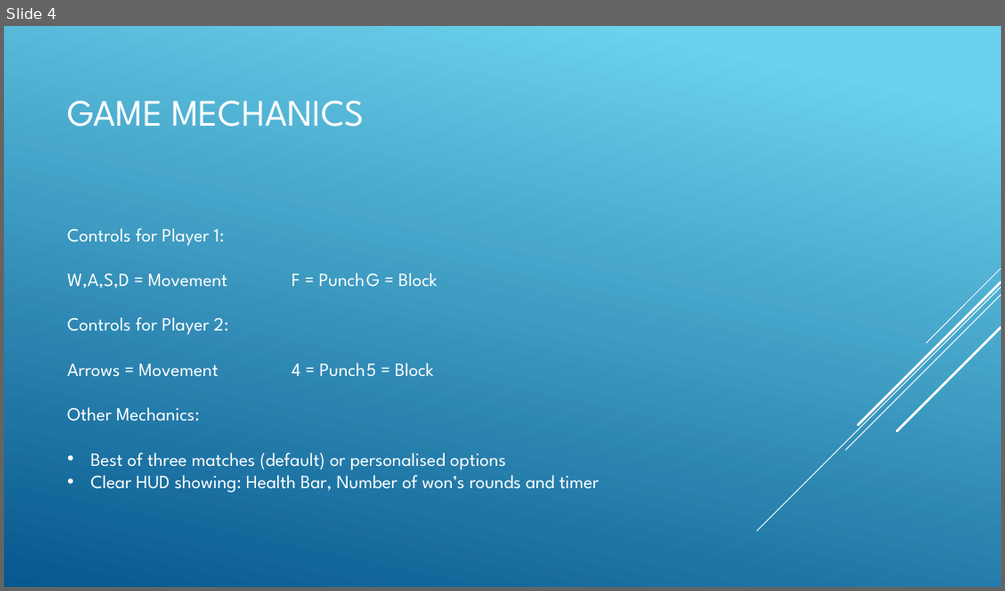
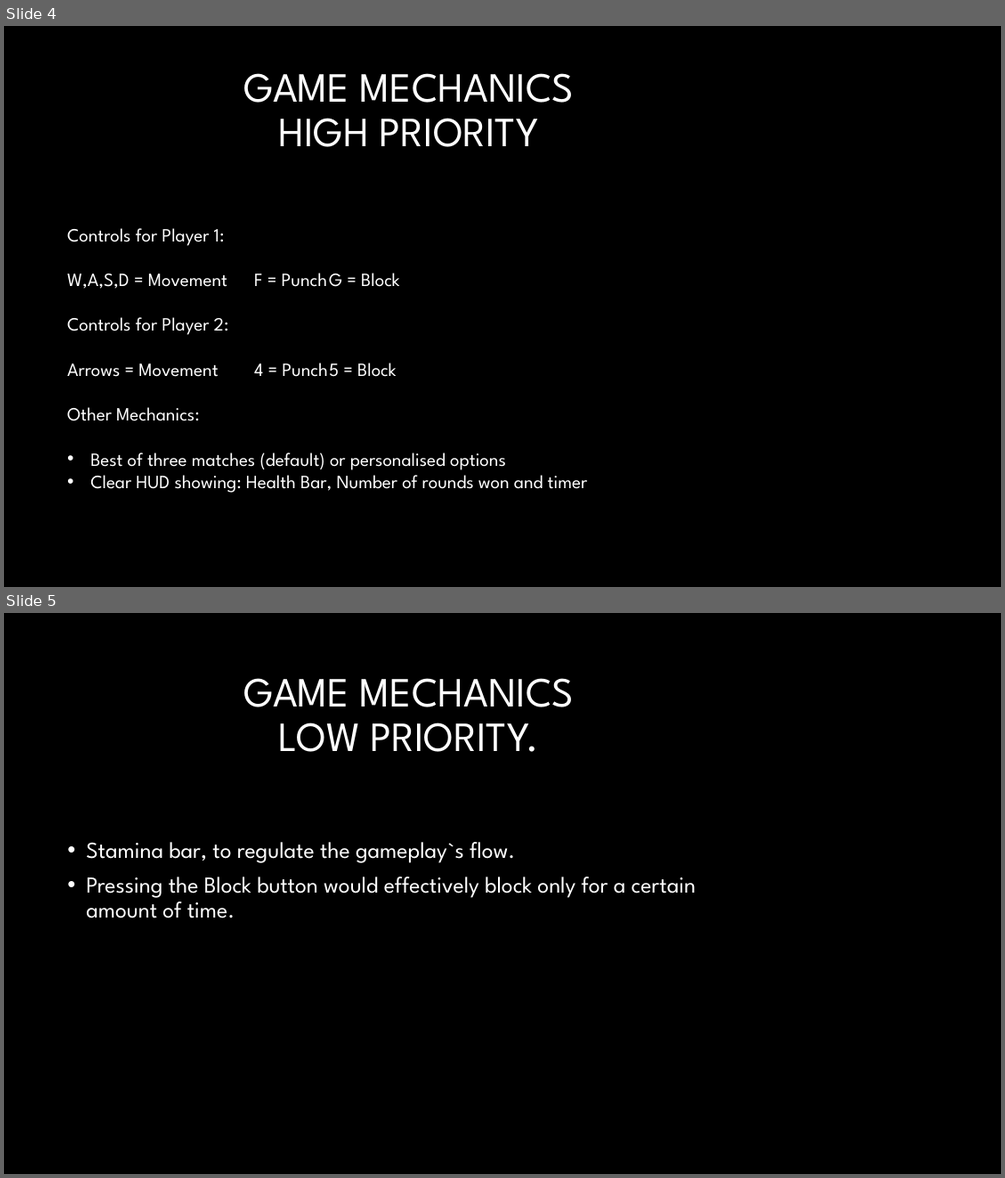
Before and after one commit to kakol20/HFG, a slide deck: Portfolio Project.pptx. Shown one above the other, each under a label of ours: slide 4 before the commit, slides 4 and 5 after it. The pictures are 1005x591 and 1005x1178 pixels, drawn with LibreOffice and Linux fonts; fonts in the diff are those of the drawing; background and template pictures are left out. Boxes give left, top, right and bottom in pixels: in the first picture for what was removed or moved away, otherwise in the second. Text is boxed around its words. In the diff, an @@ line names an element or a change of style, - is before the commit and + after.

```diff
--- a/Portfolio Project.pptx
+++ b/Portfolio Project.pptx
@@ slide 5 added at (4,613,1001,1174), background #000000 @@
@@ title added at (244,678,574,752), 40 pt, text #FFFFFF @@
+GAME MECHANICS
+LOW PRIORITY.
@@ text added at (86,842,696,918), 22 pt, text #FFFFFF @@
+• Stamina bar, to regulate the gameplay`s flow.
+• Pressing the Block button would effectively block only for a certain amount of time.
@@ slide 4 changed as well @@
@@ background gradient #6ED2EB to #06588E to #000000 @@
@@ title at (244,73,574,147): text changed; size 36 to 40 pt @@
-GAME MECHANICS
+GAME MECHANICS
+HIGH PRIORITY
@@ group removed at (757,268,1001,531): 5 lines @@
@@ text at (90,469,588,492): text changed @@
-• Clear HUD showing: Health Bar, Number of won’s rounds and timer
+• Clear HUD showing: Health Bar, Number of rounds won and timer
```
Also in this commit, not shown: 6 other slides changed.
